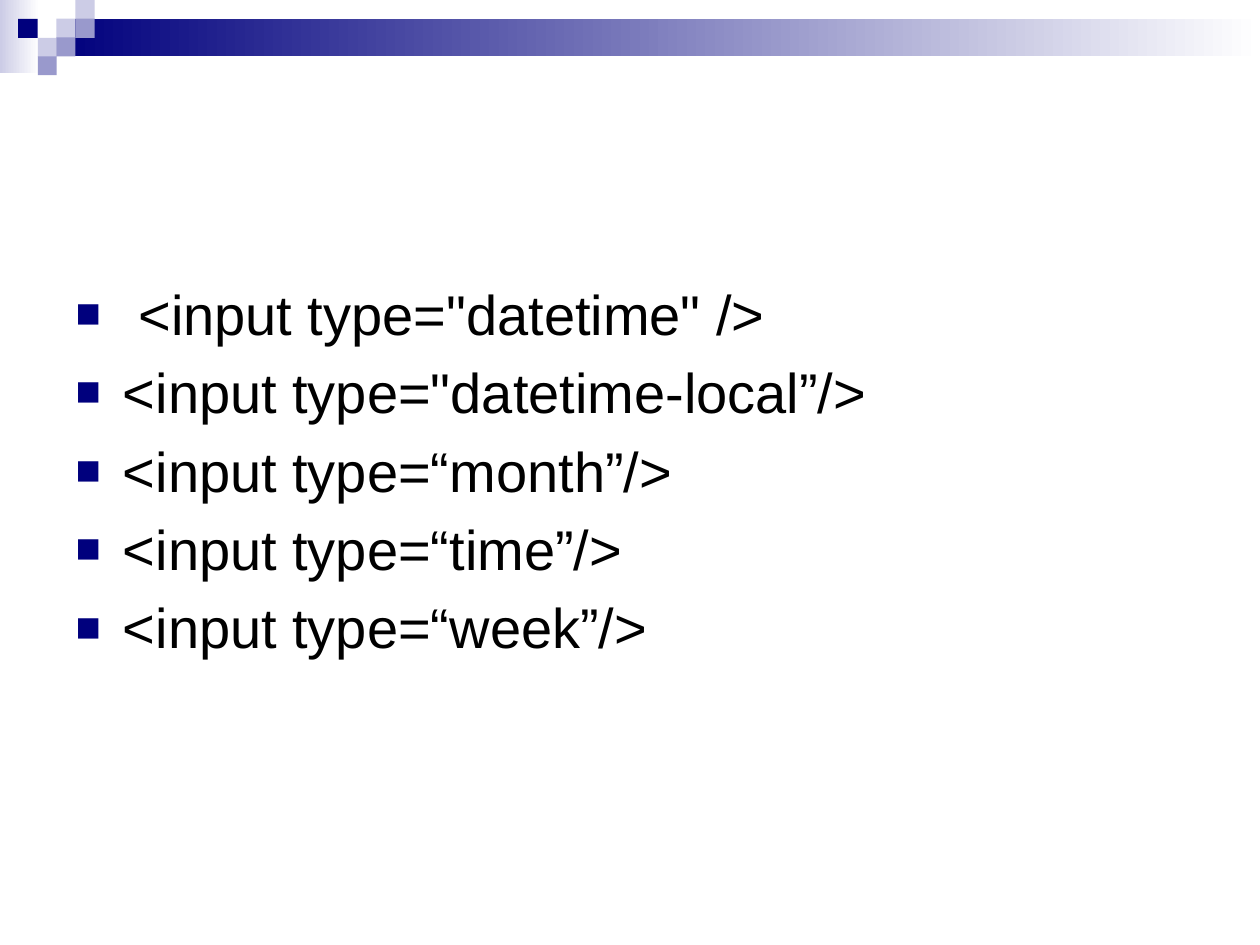
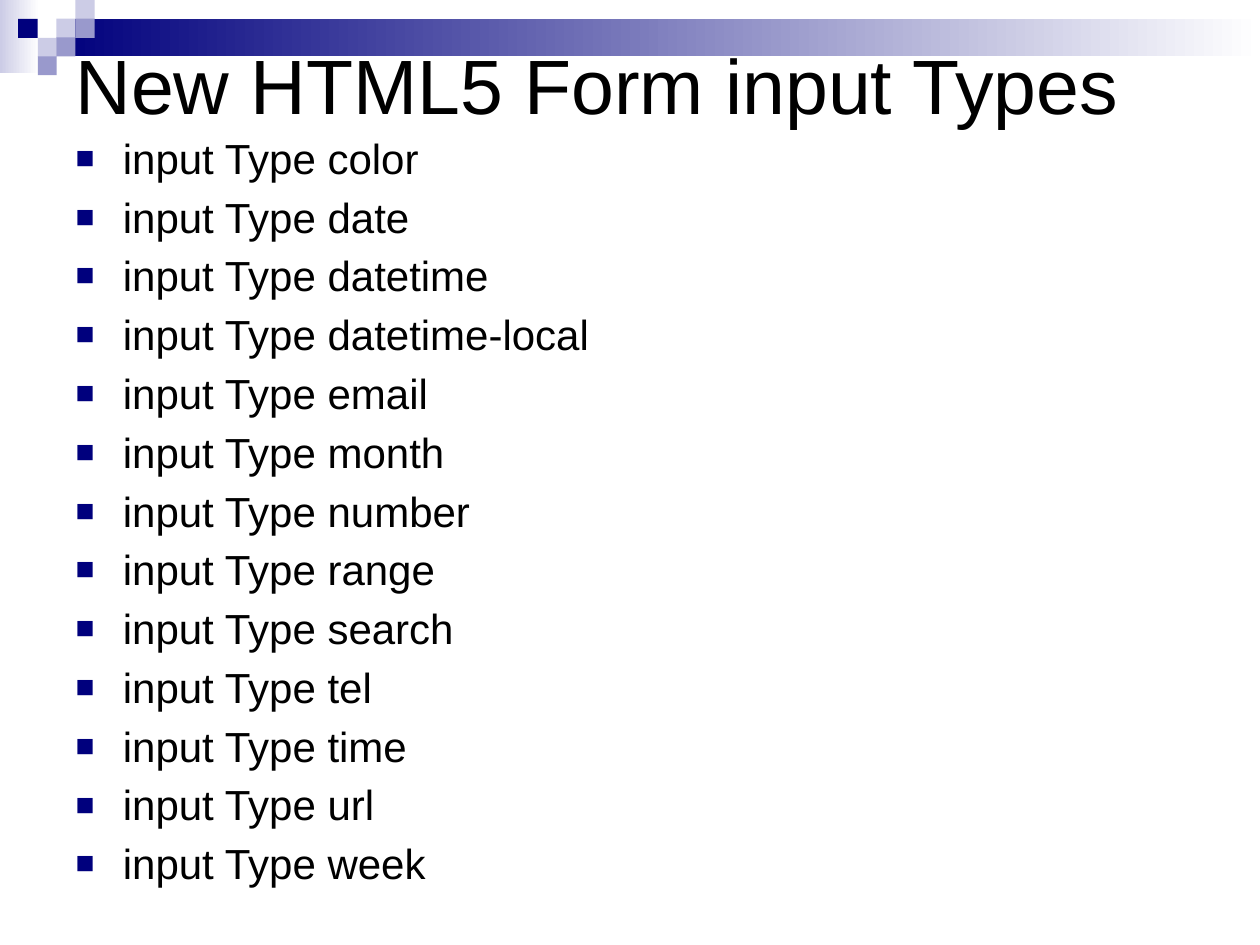
Before and after one commit to IT-GECBH/2020, a slide deck: slide 60 of resources/IT/Module_I.pptx (slide 62 before the commit). Drawn at 1260x945 pixels with LibreOffice and Linux fonts; fonts in the diff are those of the drawing. Boxes give left, top, right and bottom in pixels: in the first picture for what was removed or moved away, otherwise in the second. Text is boxed around its words. In the diff, an @@ line names an element or a change of style, - is before the commit and + after.

```diff
--- a/resources/IT/Module_I.pptx
+++ b/resources/IT/Module_I.pptx
@@ title added at <box>76,53,1117,129</box>, 44 pt, text #000000 @@
+New HTML5 Form input Types
@@ text at <box>123,143,589,888</box>: text changed; size 32 to 24 pt @@
-■ <input type="datetime" />
-■ <input type="datetime-local”/>
-■ <input type=“month”/>
-■ <input type=“time”/>
-■ <input type=“week”/>
+■ input Type color
+■ input Type date
+■ input Type datetime
+■ input Type datetime-local
+■ input Type email
+■ input Type month
+■ input Type number
+■ input Type range
+■ input Type search
+■ input Type tel
+■ input Type time
+■ input Type url
+■ input Type week
```
Also in this commit, not shown: 1 other slide changed, 2 slides added, 4 slides removed, 27 other files.
